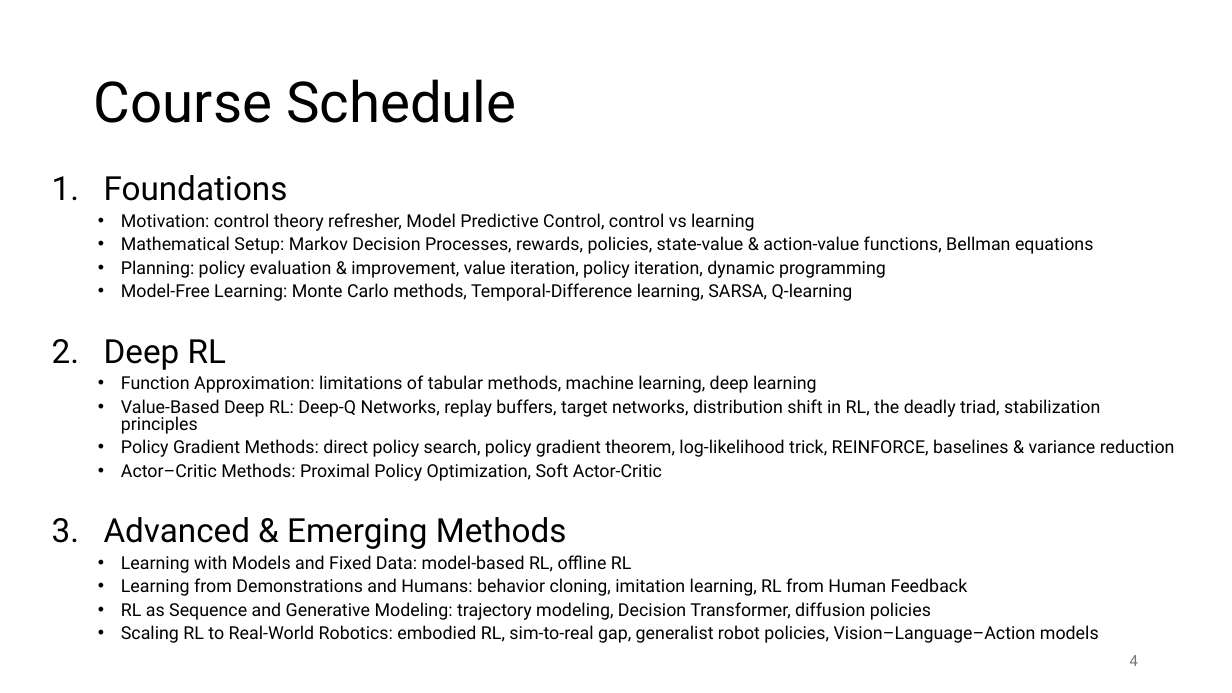
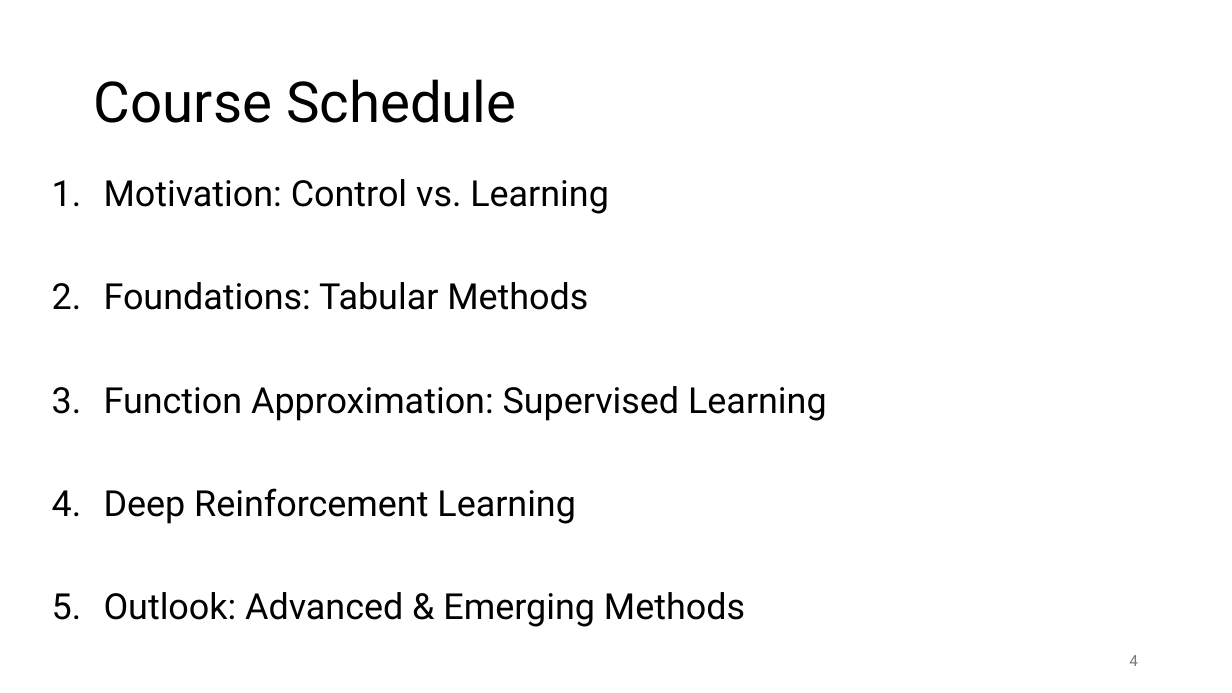
Before and after one commit to FelixWick/reinforcement_learning, a slide deck: slide 4 of slides/0_introduction.pptx. Drawn at 1232x693 pixels with LibreOffice and Linux fonts; fonts in the diff are those of the drawing. Boxes give left, top, right and bottom in pixels: in the first picture for what was removed or moved away, otherwise in the second. Text is boxed around its words. In the diff, an @@ line names an element or a change of style, - is before the commit and + after.

```diff
--- a/slides/0_introduction.pptx
+++ b/slides/0_introduction.pptx
@@ text at <box>104,179,827,627</box>: text changed; size 13.9 to 28 pt @@
-1. Foundations
-  • Motivation: control theory refresher, Model Predictive Control, control vs learning
-  • Mathematical Setup: Markov Decision Processes, rewards, policies, state-value & action-value functions, Bellman equations
-  • Planning: policy evaluation & improvement, value iteration, policy iteration, dynamic programming
-  • Model-Free Learning: Monte Carlo methods, Temporal-Difference learning, SARSA, Q-learning
-2. Deep RL
-  • Function Approximation: limitations of tabular methods, machine learning, deep learning
-  • Value-Based Deep RL: Deep-Q Networks, replay buffers, target networks, distribution shift in RL, the deadly triad, stabilization principles
-  • Policy Gradient Methods: direct policy search, policy gradient theorem, log-likelihood trick, REINFORCE, baselines & variance reduction
-  • Actor–Critic Methods: Proximal Policy Optimization, Soft Actor-Critic
-3. Advanced & Emerging Methods
-  • Learning with Models and Fixed Data: model-based RL, offline RL
-  • Learning from Demonstrations and Humans: behavior cloning, imitation learning, RL from Human Feedback
-  • RL as Sequence and Generative Modeling: trajectory modeling, Decision Transformer, diffusion policies
-  • Scaling RL to Real-World Robotics: embodied RL, sim-to-real gap, generalist robot policies, Vision–Language–Action models
+1. Motivation: Control vs. Learning
+2. Foundations: Tabular Methods
+3. Function Approximation: Supervised Learning
+4. Deep Reinforcement Learning
+5. Outlook: Advanced & Emerging Methods
```
Also in this commit, not shown: 10 other files.
